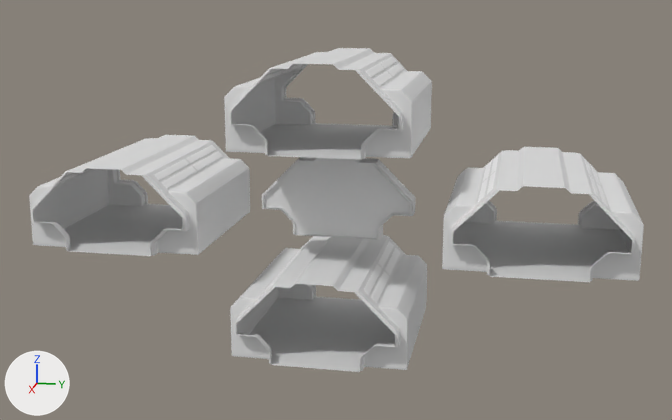
Two versions of the Blender file Content/Models/BlendFiles/SpaceCorridor2 Door.blend, one commit apart.
Both versions are drawn from a camera (50 mm lens) standing at (35.7, 7.1, 10.3) and looking at (0.1, 0.0, 1.4). The lights are fixed; the arrows at lower left show +X, +Y and +Z.

Objects in the first picture: 'Corridor Bottom', 'Corridor Top', 'Corridor2 Left', 'Corridor2 Right', 'Panel_Bottom', 'Panel_Bottom_1', 'Panel_Bottom_2', 'Panel_Top_Left_1', 'Panel_Top_Right', 'Panel_Top_Right_1'.
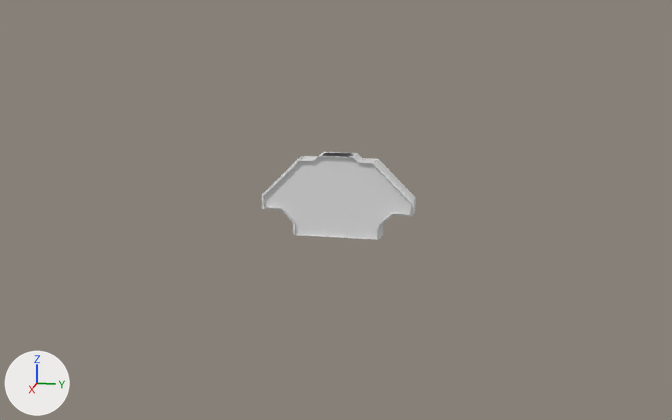
Location of each change, (x1, y1, x2, y2) in pixels of the pictures (672 x 420 px):
'Corridor Bottom', deleted
    before: (230, 235, 427, 372)
    faces in mat_corridorwalls (its picture is missing): (230, 236, 427, 370)
    faces in mat_corridorfloor (its picture is missing): (250, 297, 395, 372)
    faces in mat_corridorroof (its picture is missing): (273, 235, 388, 292)
    faces in mat_corridorlights (its picture is missing): (261, 240, 400, 303)
    faces in mat_corridoraccent (its picture is missing): (235, 285, 398, 371)
'Corridor2 Left', deleted
    before: (29, 135, 250, 256)
    faces in mat_corridorwalls (its picture is missing): (29, 141, 250, 255)
    faces in mat_corridorfloor (its picture is missing): (64, 204, 182, 256)
    faces in mat_corridorroof (its picture is missing): (65, 135, 211, 175)
    faces in mat_corridorlights (its picture is missing): (59, 145, 223, 188)
    faces in mat_corridoraccent (its picture is missing): (32, 140, 212, 256)
'Corridor2 Right', deleted
    before: (442, 147, 644, 282)
    faces in mat_corridorfloor (its picture is missing): (453, 221, 629, 282)
    faces in mat_corridorwalls (its picture is missing): (442, 151, 644, 281)
    faces in mat_corridorroof (its picture is missing): (496, 147, 592, 194)
    faces in mat_corridoraccent (its picture is missing): (451, 190, 635, 282)
    faces in mat_corridorlights (its picture is missing): (478, 155, 609, 208)
'Corridor Top', deleted
    before: (224, 48, 432, 159)
    faces in mat_corridorwalls (its picture is missing): (224, 53, 432, 159)
    faces in mat_corridorfloor (its picture is missing): (247, 123, 398, 159)
    faces in mat_corridorroof (its picture is missing): (271, 48, 390, 70)
    faces in mat_corridoraccent (its picture is missing): (229, 64, 402, 159)
    faces in mat_corridorlights (its picture is missing): (260, 57, 404, 86)

What the commit changed:
Object 'Corridor2 Right' (ob_corridor2_right) is deleted.
Object 'Corridor Top' (ob_corridor_top) is deleted.
Object 'Corridor Bottom' (ob_corridor_bottom) is deleted.
Object 'Corridor2 Left' (ob_corridor2_left) is deleted.
